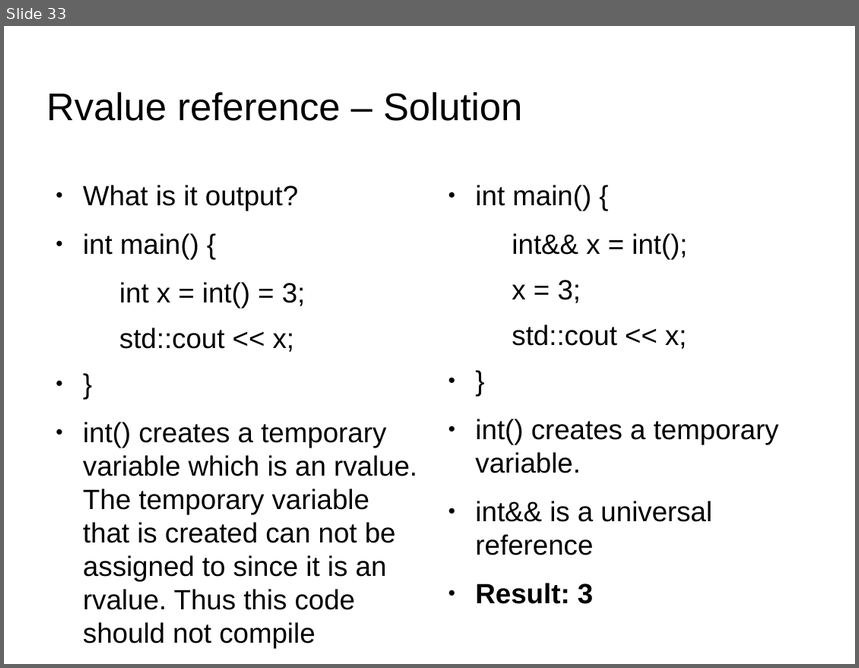
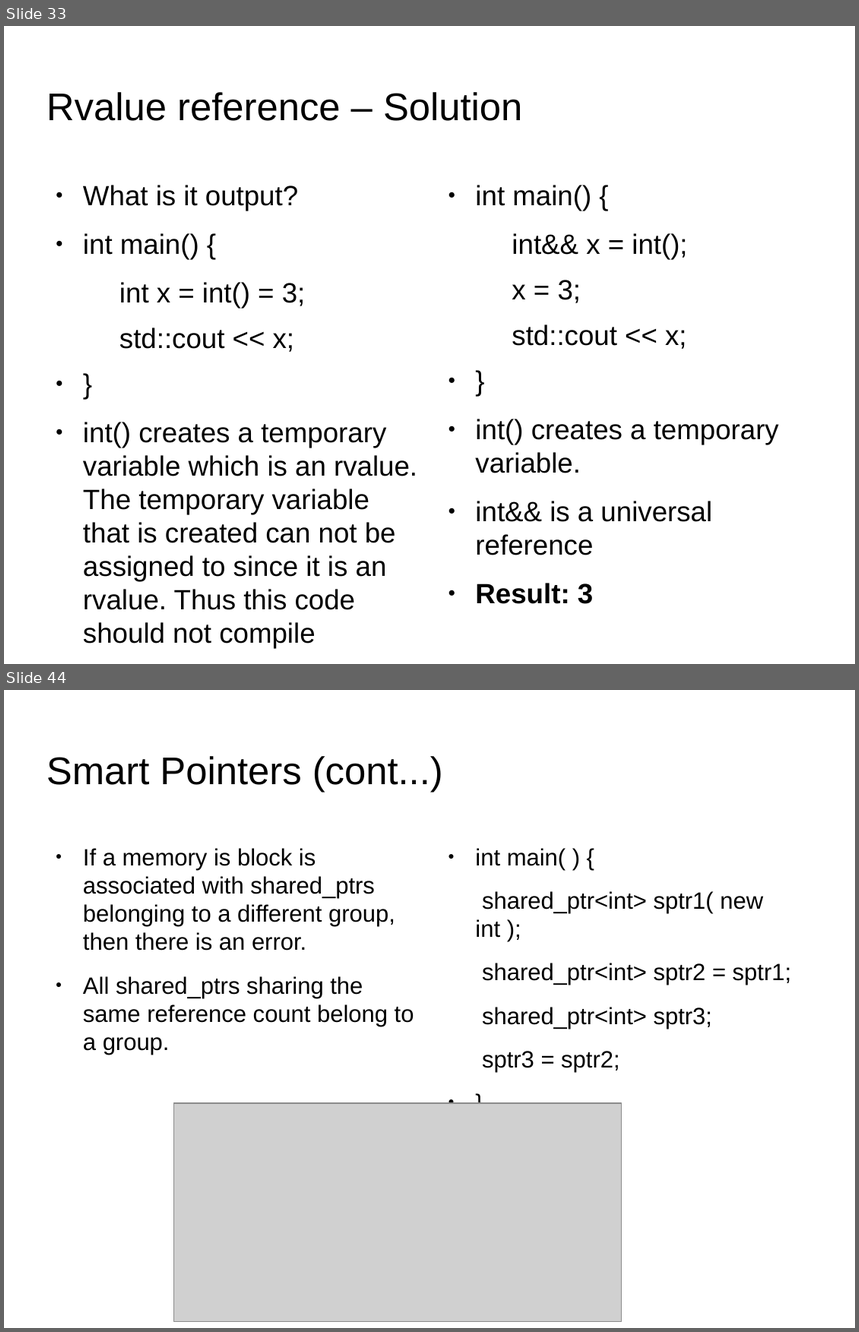
Before and after one commit to kks32/cpp-software-development, a slide deck: Ex22_C++_Quiz/Ex22_C++_Quiz.odp. Shown one above the other, each under a label of ours: slide 33 before the commit, slides 33 and 44 after it; the slides between them are not shown. The pictures are 859x668 and 859x1332 pixels, drawn with LibreOffice and Linux fonts; fonts in the diff are those of the drawing; grey boxes stand for pictures; background and template pictures are left out. Boxes give left, top, right and bottom in pixels: in the first picture for what was removed or moved away, otherwise in the second. Text is boxed around its words. In the diff, an @@ line names an element or a change of style, - is before the commit and + after.

```diff
--- a/Ex22_C++_Quiz/Ex22_C++_Quiz.odp
+++ b/Ex22_C++_Quiz/Ex22_C++_Quiz.odp
@@ slide 44 added at [4,690,855,1328], background picture (left out) @@
@@ title added at [47,756,443,792], 36 pt, text #000000 @@
+Smart Pointers (cont...)
@@ text added at [83,848,414,1055], 22 pt, text #000000 @@
+● If a memory is block is associated with shared_ptrs belonging to a different group, then there is an error.
+● All shared_ptrs sharing the same reference count belong to a group.
@@ text added at [475,848,791,1072], 22 pt, text #000000 @@
+● int main( ) {
+shared_ptr<int> sptr1( new int );
+shared_ptr<int> sptr2 = sptr1;
+shared_ptr<int> sptr3;
+sptr3 = sptr2;
+● }
@@ picture added at [174,1103,621,1322] @@
```
Also in this commit, not shown: 1 slide changed, 14 other slides added, 2 other files.
